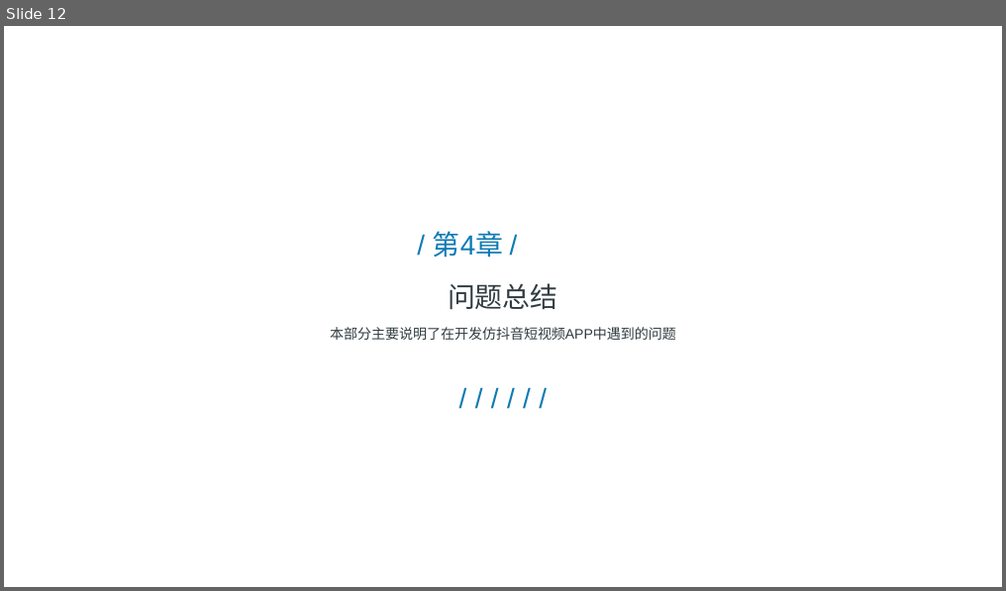
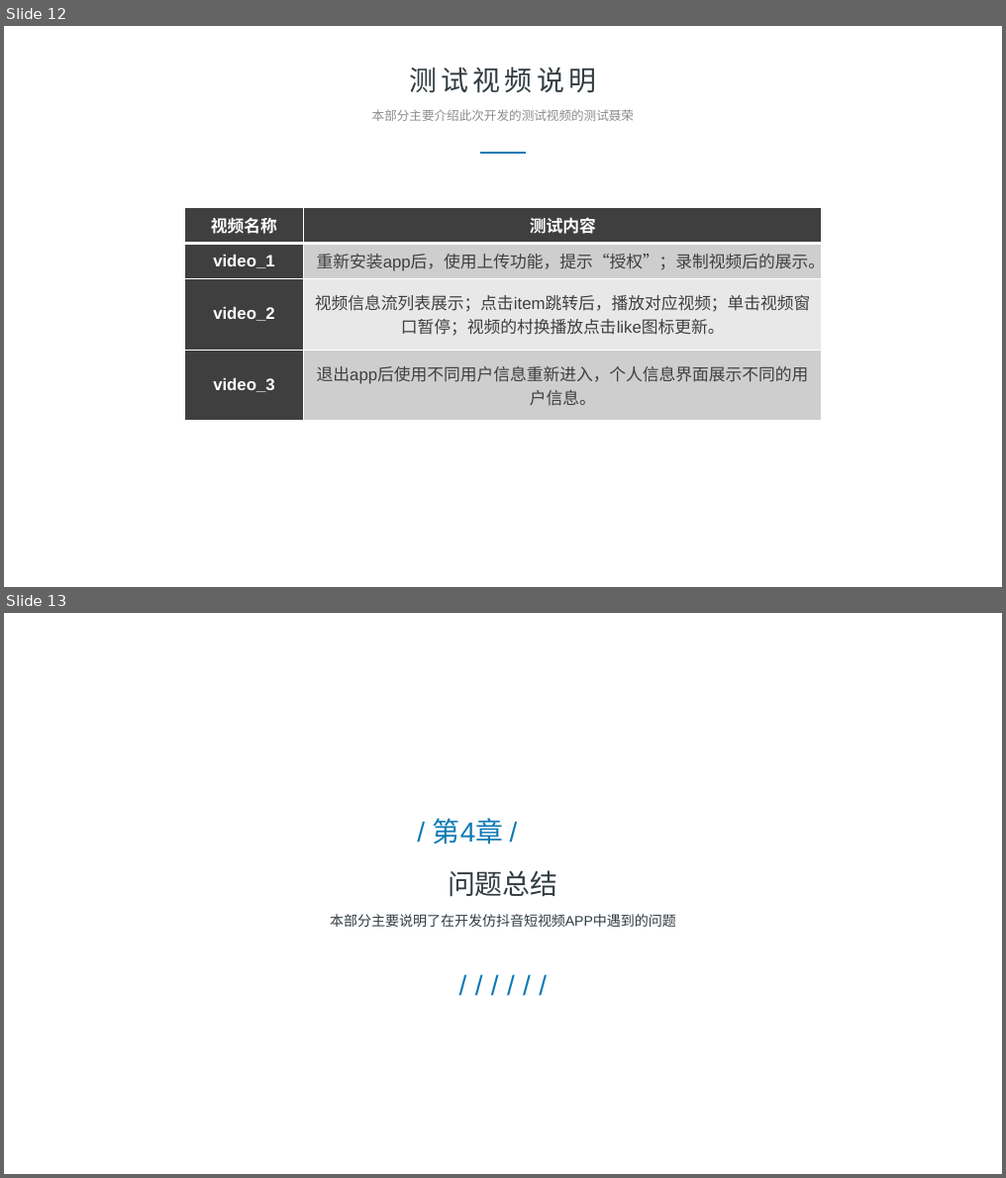
Before and after one commit to ColyYang/android_final_work_0513, a slide deck: 000-video+ppt/2017211559-杨睿-答辩报告.pptx. Shown one above the other, each under a label of ours: slide 12 before the commit, slides 12 and 13 after it. The pictures are 1006x591 and 1006x1178 pixels, drawn with LibreOffice and Linux fonts; fonts in the diff are those of the drawing; background and template pictures are left out. Boxes give left, top, right and bottom in pixels: in the first picture for what was removed or moved away, otherwise in the second. Text is boxed around its words. In the diff, an @@ line names an element or a change of style, - is before the commit and + after.

Commit message:
finfish commit 20200607

```diff
--- a/000-video+ppt/2017211559-杨睿-答辩报告.pptx
+++ b/000-video+ppt/2017211559-杨睿-答辩报告.pptx
@@ slide 12 added at (4, 26, 1002, 587), background #FFFFFF @@
@@ text added at (410, 67, 597, 93), 26.7 pt, text #313C41 @@
+测试视频说明
@@ text added at (372, 109, 634, 121), 12 pt, text #8C8C8C @@
+本部分主要介绍此次开发的测试视频的测试聂荣
@@ line added from (481, 154) to (526, 154), #0D7AB5 2 pt @@
@@ table added at (184, 208, 823, 421), 4 rows, 2 columns @@
+视频名称 | 测试内容
+video_1 | 重新安装app后，使用上传功能，提示“授权”；录制视频后的展示。
+video_2 | 视频信息流列表展示；点击item跳转后，播放对应视频；单击视频窗口暂停；视频的村换播放点击like图标更新。
+video_3 | 退出app后使用不同用户信息重新进入，个人信息界面展示不同的用户信息。
@@ what was slide 12 is now slide 13 @@
```
